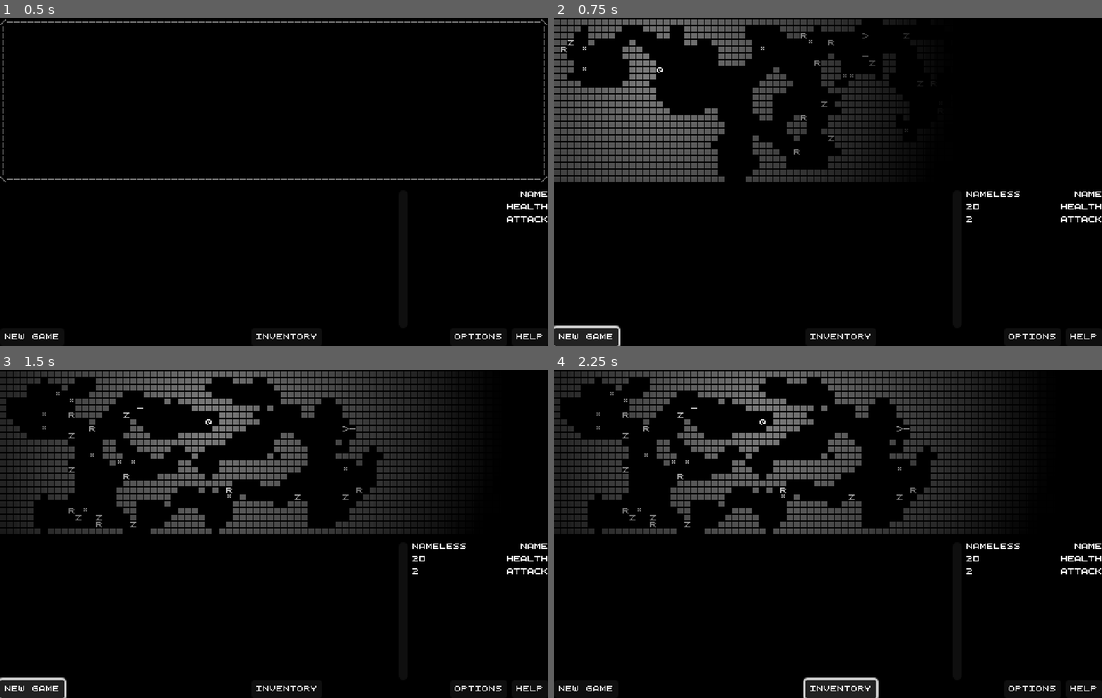
Above: before the commit, frames 1-4 (two rows, left to right).
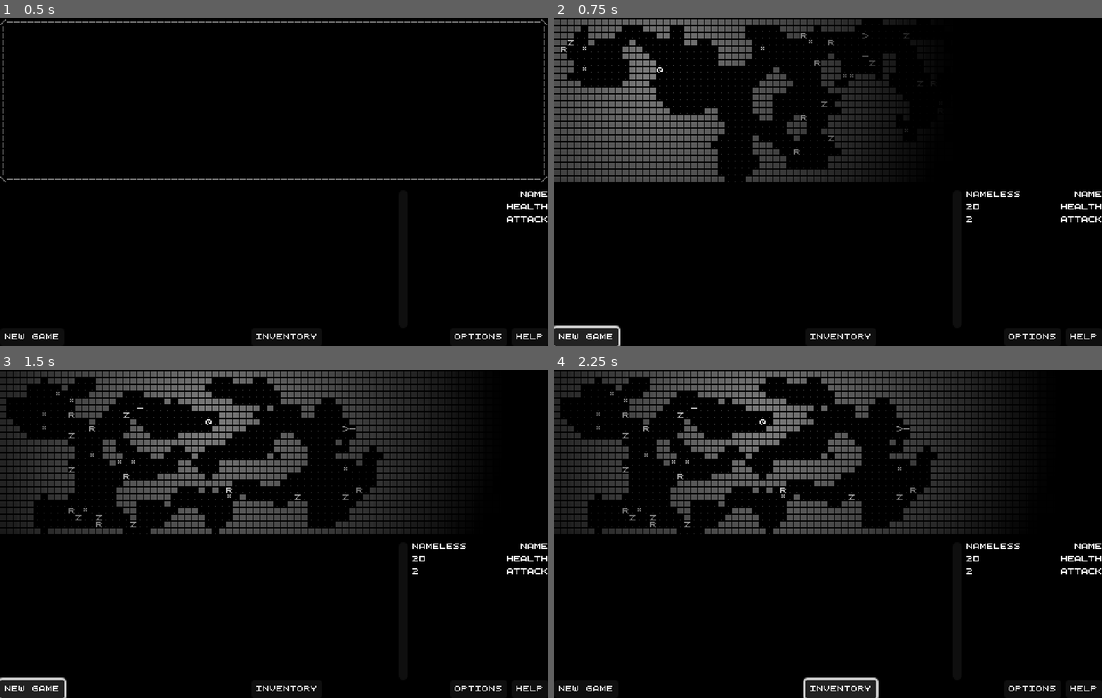
Above: after the commit, the same moments.

Repository: k4gi/7drl2023
Game: Godot game, scene res://Game.tscn
Two runs of this game, one before a commit and one after it. Both use one fixed random seed, a clock stepped at 60 frames per second and the inputs below.
Inputs:
- Up to frame 1 (0.5 s): no input
- Up to frame 2 (0.75 s): click "New Game" at 0.5 s
- Up to frame 3 (1.5 s): click "New Game" at 1.25 s
- Up to frame 4 (2.25 s): click "Inventory" at 2 s

Frame 1 is identical in both runs. In frame 2, 0.1% of the frame differs, in the area x 3-62%, y 1-50%; in frame 3, 0.2%, in the area x 1-70%, y 3-50%; in frame 4, 0.2%.

Commit message:
fixed equipment not resetting, full stops for floors now

Diff:
--- a/Game.gd
+++ b/Game.gd
@@ -188,6 +188,7 @@
 
 func setup_stats():
 	State.character_stats = Data.CHARACTER_LIST["default"].duplicate()
+	State.character_equip = {"weapon": null, "armour": null}
 	current_level = 1
 	refresh_state()
 
--- a/Map.gd
+++ b/Map.gd
@@ -14,10 +14,12 @@
 const LIGHT_GRID = Vector2i(8,15)
 const HEAVY_GRID = Vector2i(9,15)
 const HOLLOW_SQUARE = Vector2i(11,15)
-const EMPTY_SPACE = Vector2i(0,0)
+const EMPTY_SQUARE = Vector2i(0,0)
+const FULL_STOP = Vector2i(12,0)
 
 #which of these tiles are walls?
 const WALLS = [SOLID_SQUARE]
+const EMPTY_SPACE = FULL_STOP
 
 
 func is_wall_at(pos: Vector2):
